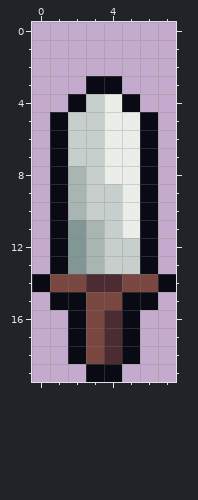
Two versions of one pixel-art file, Assets/Sprites/sword.ase. Above is the file before it was changed.
8x20 pixels, 1 frame.
Now the later version:
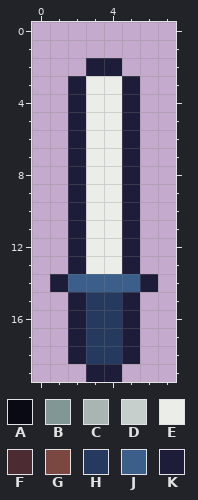
Palette (. is transparent): A #090a14  B #819796  C #a8b5b2  D #c7cfcc  E #ebede9  F #4d2b32  G #7a4841  H #253a5e  J #3c5e8b  K #1e1d39
Changes in this commit:
@@ x 0..7 @@
  1 ........
- 2 ........
- 3 ...AA...
- 4 ..ADEA..
- 5 .ADDEEA.
- 6 .ADDEEA.
- 7 .ADDEEA.
- 8 .ACDEEA.
- 9 .ACDDEA.
-10 .ACDDEA.
-11 .ABCDEA.
-12 .ABCDDA.
-13 .ABCDDA.
-14 AGGFFGGA
-15 .AAGGAA.
-16 ..AGFA..
-17 ..AGFA..
-18 ..AGFA..
-19 ...AA...
+ 2 ...KK...
+ 3 ..KEEK..
+ 4 ..KEEK..
+ 5 ..KEEK..
+ 6 ..KEEK..
+ 7 ..KEEK..
+ 8 ..KEEK..
+ 9 ..KEEK..
+10 ..KEEK..
+11 ..KEEK..
+12 ..KEEK..
+13 ..KEEK..
+14 .KJJJJK.
+15 ..KHHK..
+16 ..KHHK..
+17 ..KHHK..
+18 ..KHHK..
+19 ...KK...
